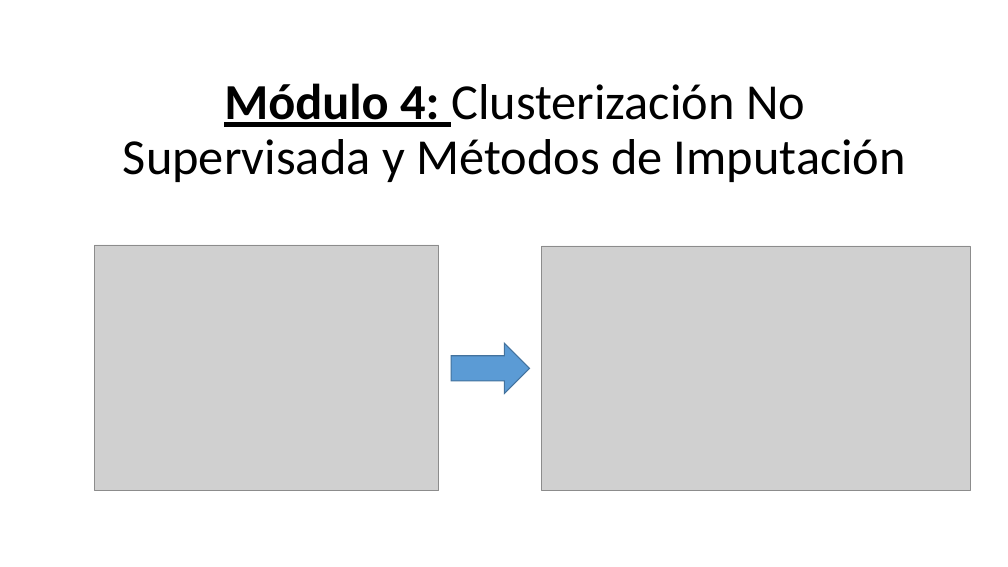
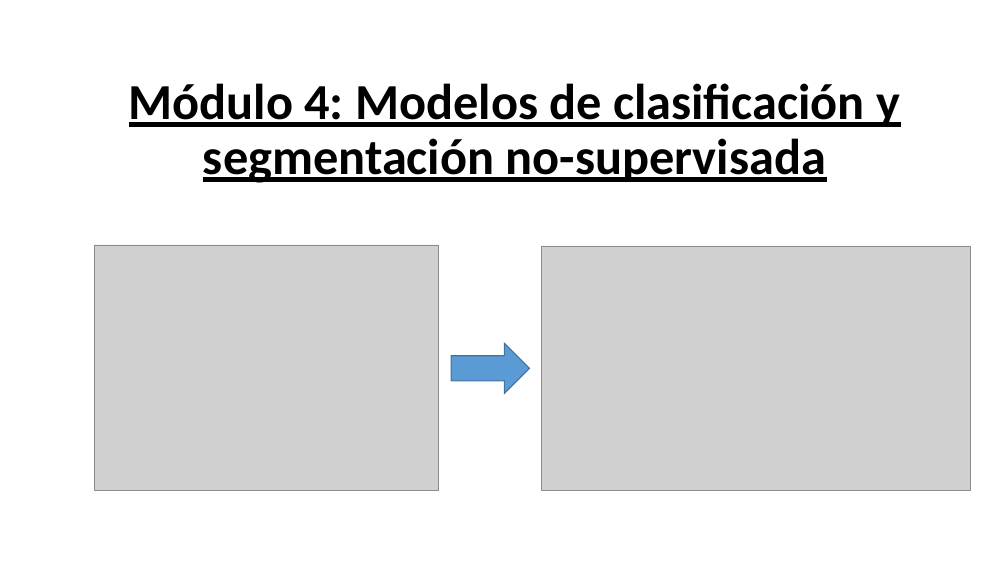
Before and after one commit to robgaray/EESIA_Analisis_Consumo_2021_Publico, a slide deck: slide 7 of 1_Presentaciones/Sesion_4_Teoria.pptx. Drawn at 1008x567 pixels with LibreOffice and Linux fonts; fonts in the diff are those of the drawing; grey boxes stand for pictures; background and template pictures are left out. Boxes give left, top, right and bottom in pixels: in the first picture for what was removed or moved away, otherwise in the second. Text is boxed around its words. In the diff, an @@ line names an element or a change of style, - is before the commit and + after.

```diff
--- a/1_Presentaciones/Sesion_4_Teoria.pptx
+++ b/1_Presentaciones/Sesion_4_Teoria.pptx
@@ title at (129,83,900,183): text changed; bold on @@
-Módulo 4: Clusterización No Supervisada y Métodos de Imputación
+Módulo 4: Modelos de clasificación y segmentación no-supervisada
```
Also in this commit, not shown: 2 other slides changed, 14 slides added, 2 slides removed, 1 other file.
